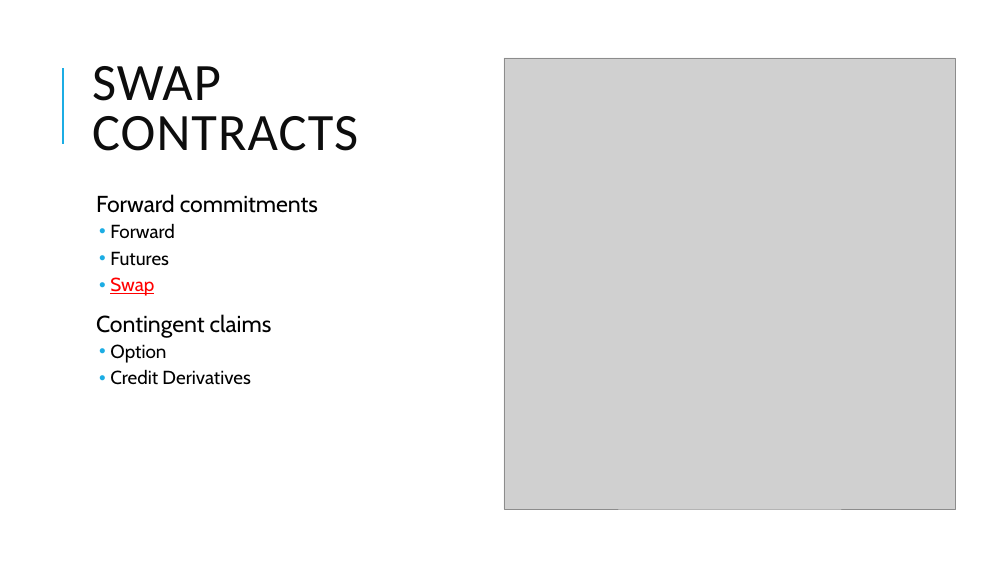
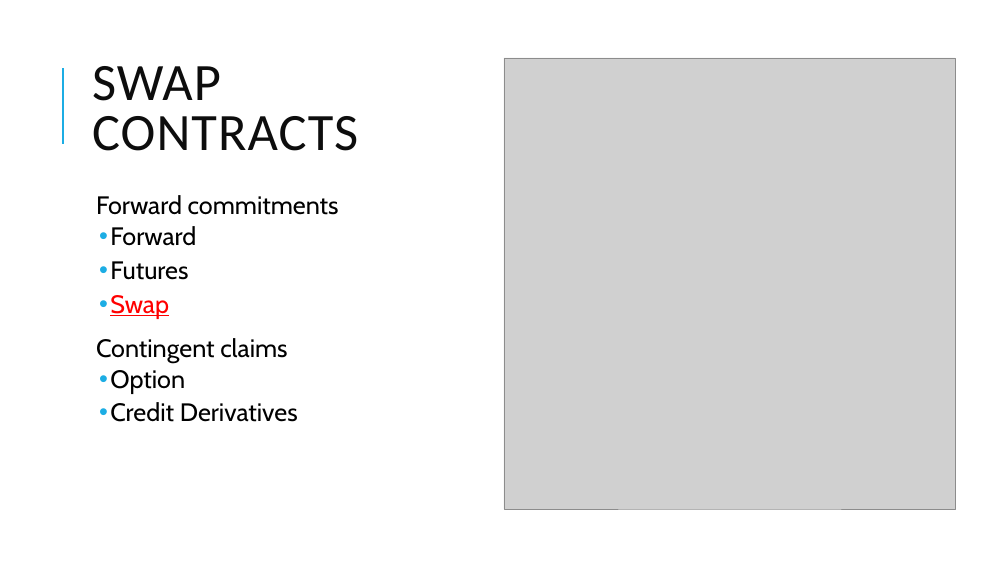
Before and after one commit to Isco0530/data, a slide deck: slide 18 of Derivatives.pptx. Drawn at 1008x567 pixels with LibreOffice and Linux fonts; fonts in the diff are those of the drawing; grey boxes stand for pictures. Boxes give left, top, right and bottom in pixels: in the first picture for what was removed or moved away, otherwise in the second. Text is boxed around its words. In the diff, an @@ line names an element or a change of style, - is before the commit and + after.

```diff
--- a/Derivatives.pptx
+++ b/Derivatives.pptx
@@ text "Forward commitments" at [96, 195, 339, 422]: size 22 to 24 pt in "Forward commitments", "Contingent claims"; size 18 to 24 pt in "Forward", "Futures", "Swap", "Option" and 1 more places @@
```
Also in this commit, not shown: 12 other slides changed.
